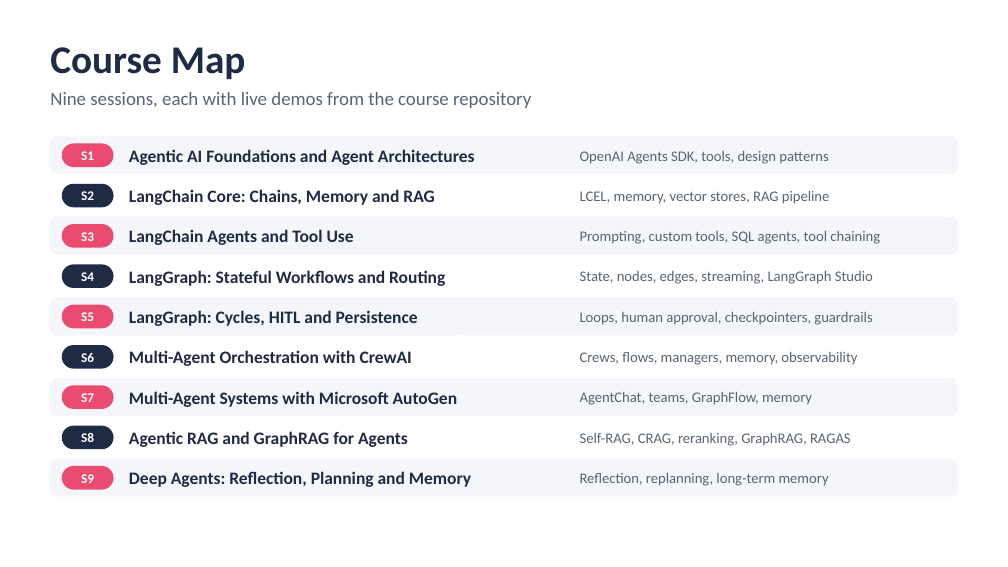
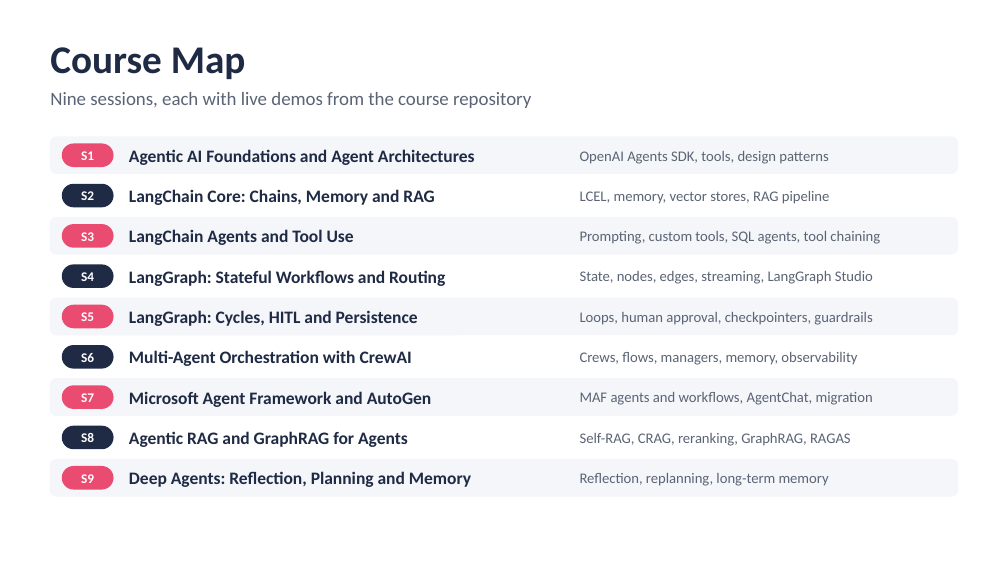
Before and after one commit to atulkahatecdac/agenticai, a slide deck: slide 2 of 16_PGP-Agentic/PGP_Agentic_AI.pptx. Drawn at 1008x567 pixels with LibreOffice and Linux fonts; fonts in the diff are those of the drawing. Boxes give left, top, right and bottom in pixels: in the first picture for what was removed or moved away, otherwise in the second. Text is boxed around its words. In the diff, an @@ line names an element or a change of style, - is before the commit and + after.

```diff
--- a/16_PGP-Agentic/PGP_Agentic_AI.pptx
+++ b/16_PGP-Agentic/PGP_Agentic_AI.pptx
@@ text at bbox=[129, 391, 432, 407]: text changed @@
-Multi-Agent Systems with Microsoft AutoGen
+Microsoft Agent Framework and AutoGen
@@ text at bbox=[580, 392, 873, 405]: text changed @@
-AgentChat, teams, GraphFlow, memory
+MAF agents and workflows, AgentChat, migration
```
Also in this commit, not shown: 3 other slides changed, 19 slides added, 10 slides removed, 31 other files.
